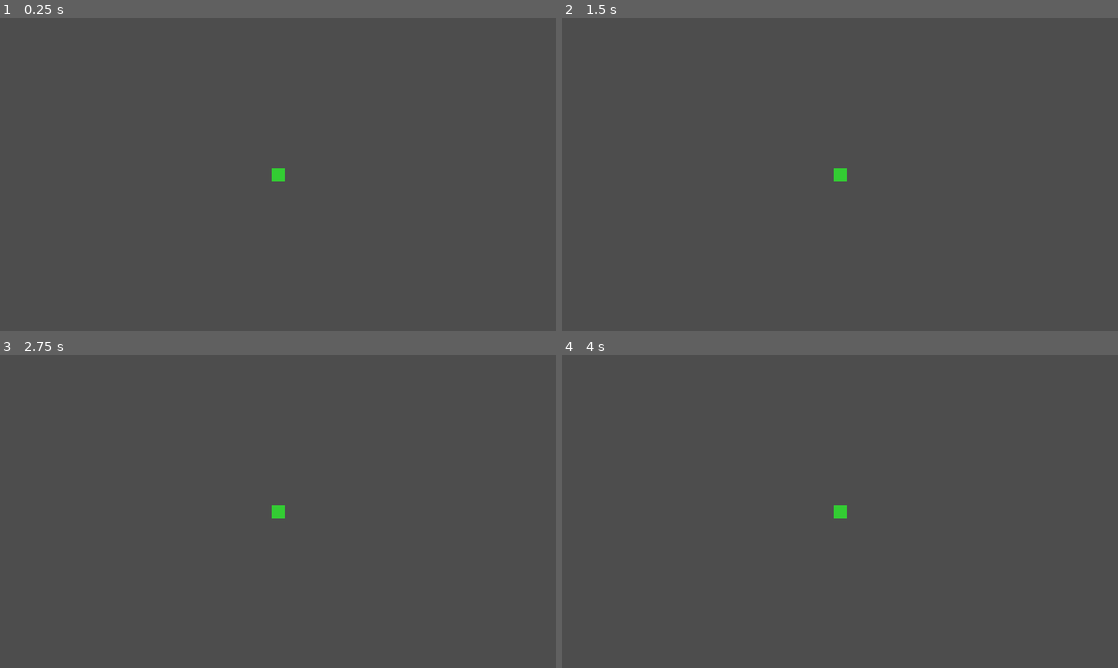
Above: before the commit, frames 1-4 (two rows, left to right).
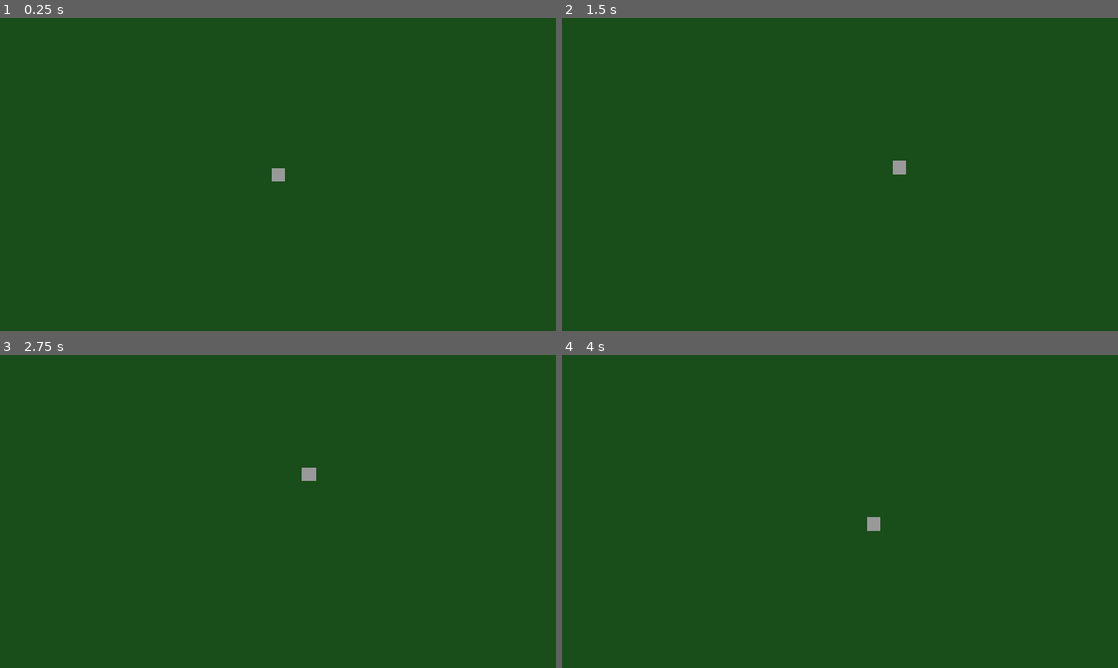
Above: after the commit, the same moments.

Repository: LEADR-official/grindscape
Game: Godot game, scene res://scenes/game.tscn
The game is run twice, just before and just after one commit, with the same random seed, the same clock (stepped at 60 frames per second) and the same inputs.
Inputs (mouse positions are in pixels of both pictures, inside the frame that each line leads up to):
- Up to frame 1 (0.25 s): no input
- Up to frame 2 (1.5 s): tap Enter at 0.5 s; move the mouse to (962, 158) at 0.52 s; click (962, 158) at 0.67 s; move the mouse to (728, 190) at 1.27 s; click (728, 190) at 1.42 s
- Up to frame 3 (2.75 s): move the mouse to (333, 442) at 2.02 s; click (333, 442) at 2.17 s
- Up to frame 4 (4 s): move the mouse to (812, 574) at 2.77 s; click (812, 574) at 2.92 s; move the mouse to (1006, 558) at 3.52 s; click (1006, 558) at 3.67 s

The runs differ from the first frame. In frame 1, 100% of the frame differs, in the area x 0-100%, y 0-100%; in frame 2, 100%; in frame 3, 100%; in frame 4, 100%.

Commit message:
add player movement

Diff:
--- a/scenes/game.tscn
+++ b/scenes/game.tscn
@@ -15,6 +15,12 @@
 size = Vector2(10, 720)
 
 [node name="Game" type="Node2D"]
+
+[node name="Ground" type="ColorRect" parent="."]
+offset_right = 1280.0
+offset_bottom = 720.0
+mouse_filter = 2
+color = Color(0.1, 0.3, 0.1, 1)
 
 [node name="Boundary" type="StaticBody2D" parent="."]
 
--- a/scenes/player.tscn
+++ b/scenes/player.tscn
@@ -1,16 +1,19 @@
-[gd_scene load_steps=2 format=3 uid="uid://dplayer00001"]
+[gd_scene load_steps=3 format=3 uid="uid://dpt1j22nxfw0x"]
+
+[ext_resource type="Script" uid="uid://ya7867he1e43" path="res://scripts/player.gd" id="1_player_script"]
 
 [sub_resource type="RectangleShape2D" id="RectangleShape2D_player"]
 size = Vector2(32, 32)
 
 [node name="Player" type="CharacterBody2D"]
+script = ExtResource("1_player_script")
 
 [node name="ColorRect" type="ColorRect" parent="."]
 offset_left = -16.0
 offset_top = -16.0
 offset_right = 16.0
 offset_bottom = 16.0
-color = Color(0.2, 0.8, 0.2, 1)
+color = Color(0.6, 0.6, 0.6, 1)
 
 [node name="CollisionShape2D" type="CollisionShape2D" parent="."]
 shape = SubResource("RectangleShape2D_player")
--- /dev/null
+++ b/scripts/player.gd
@@ -0,0 +1,33 @@
+extends CharacterBody2D
+## Player controller — click anywhere to move toward that point.
+
+const MOVE_SPEED: float = 200.0
+const ARRIVAL_THRESHOLD: float = 2.0
+
+var _target_position: Vector2
+
+
+func _ready() -> void:
+	_target_position = position
+
+
+func _unhandled_input(event: InputEvent) -> void:
+	if event is InputEventMouseButton:
+		var mb := event as InputEventMouseButton
+		if mb.button_index == MOUSE_BUTTON_LEFT and mb.pressed:
+			_target_position = mb.position
+			print("Click at ", mb.position, " → moving from ", position)
+
+
+func _physics_process(_delta: float) -> void:
+	var distance := position.distance_to(_target_position)
+	if distance > ARRIVAL_THRESHOLD:
+		var direction := position.direction_to(_target_position)
+		velocity = direction * MOVE_SPEED
+		var pos_before := position
+		move_and_slide()
+		var moved := position.distance_to(pos_before)
+		if moved > 0.0:
+			Stats.add_distance_traveled(moved)
+	else:
+		velocity = Vector2.ZERO
Not shown: 1 places in scenes/game.tscn that only renumber resources
